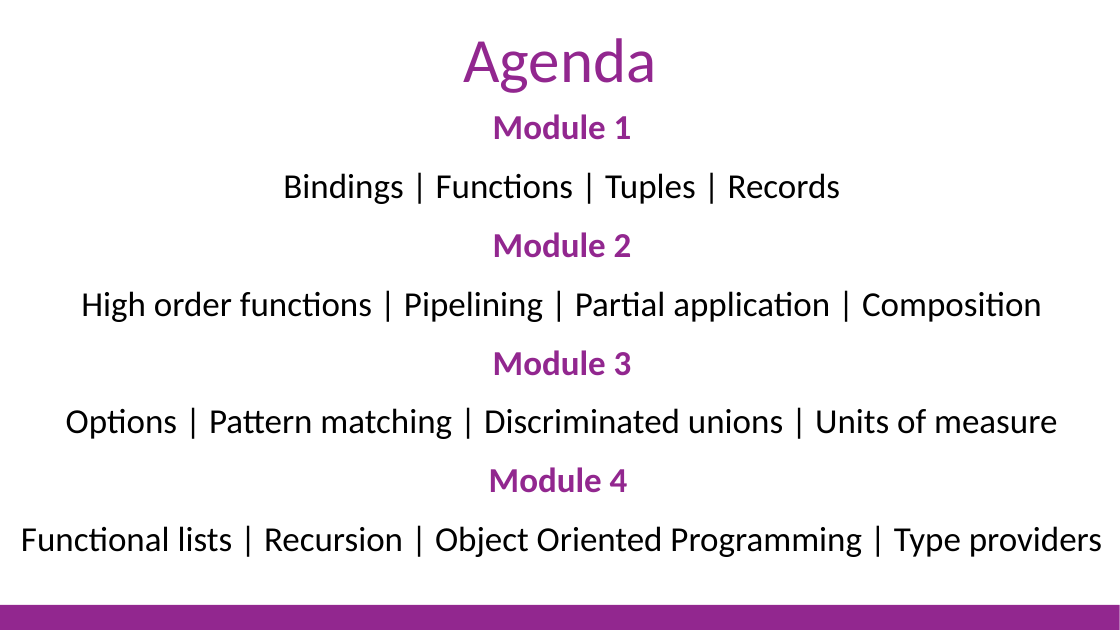
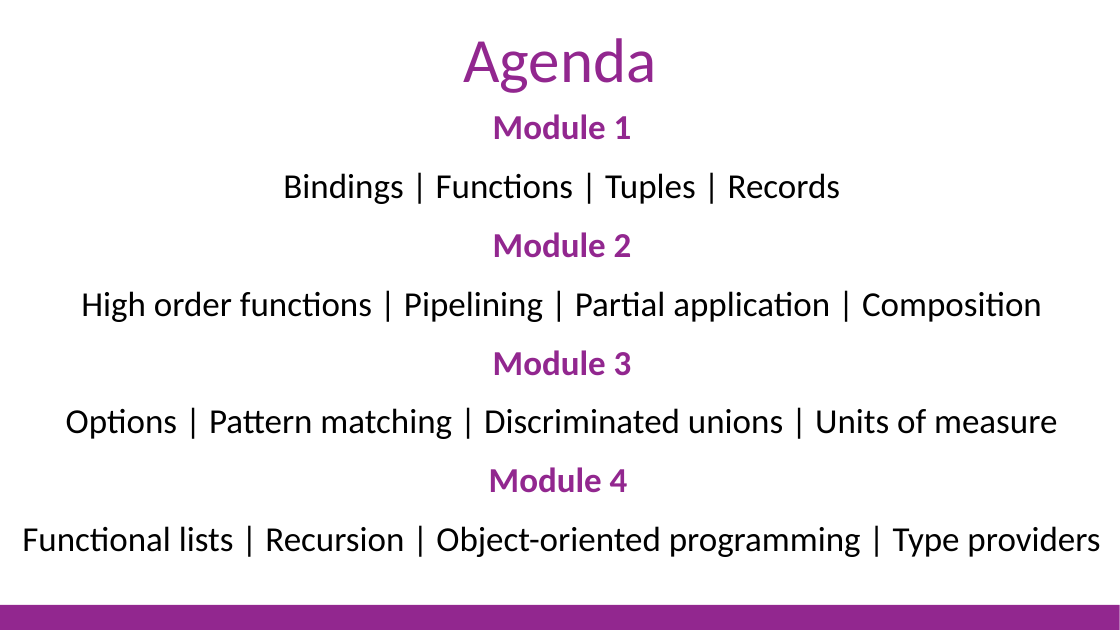
Before and after one commit to jorgef/fsharpworkshop, a slide deck: slide 8 of FSharpWorkshop_Slides.pptx. Drawn at 1120x630 pixels with LibreOffice and Linux fonts; fonts in the diff are those of the drawing. Boxes give left, top, right and bottom in pixels: in the first picture for what was removed or moved away, otherwise in the second. Text is boxed around its words. In the diff, an @@ line names an element or a change of style, - is before the commit and + after.

```diff
--- a/FSharpWorkshop_Slides.pptx
+++ b/FSharpWorkshop_Slides.pptx
@@ text at bbox=[22, 526, 1100, 557]: text changed @@
-Functional lists | Recursion | Object Oriented Programming | Type providers
+Functional lists | Recursion | Object-oriented programming | Type providers
```
Also in this commit, not shown: 8 other slides changed, 4 slides added, 1 other file.
